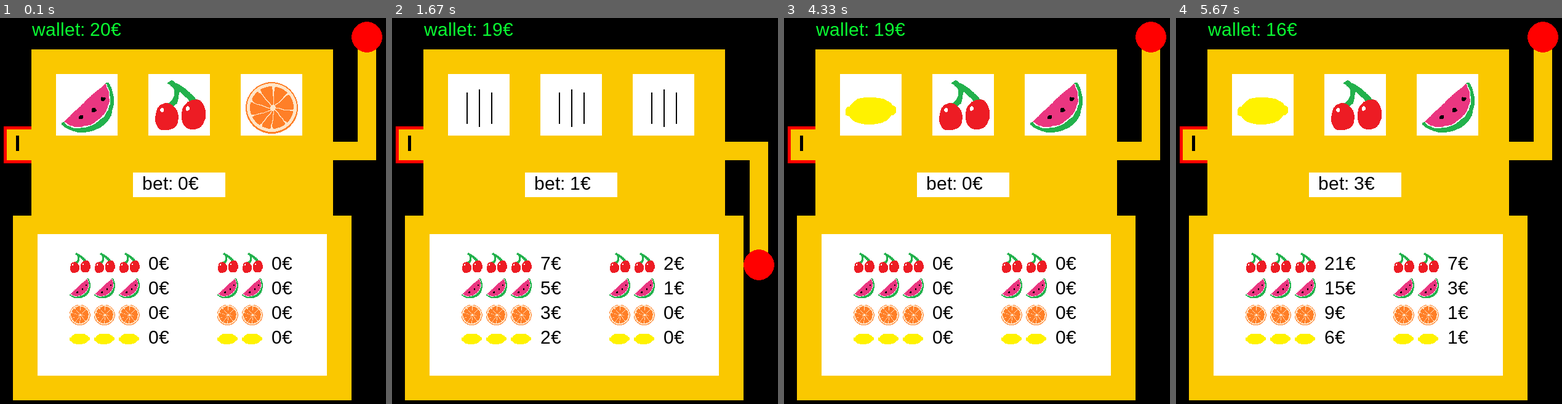
Above: before the commit, frames 1-4 (left to right).
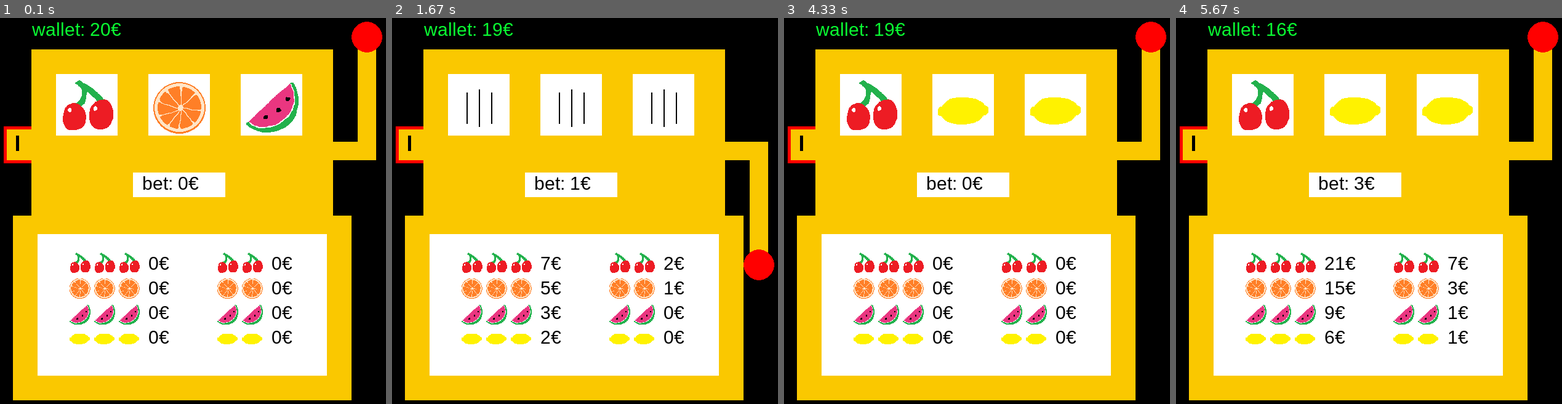
Above: after the commit, the same moments.

Repository: Wyrmi/Pygame_Slot
Game: pygame game, started from main.py
Same seed, same stepped clock (60 frames per second), same inputs: the game is played once before the commit and once after it.
Inputs (mouse positions are in pixels of both pictures, inside the frame that each line leads up to):
- Up to frame 1 (0.1 s): no input
- Up to frame 2 (1.67 s): tap Enter at 0.33 s; click (415, 160) at 0.72 s; click (754, 37) at 1.05 s
- Up to frame 3 (4.33 s): no input
- Up to frame 4 (5.67 s): tap Space at 4.73, 5.13, 5.43 s

The runs differ from the first frame. In frame 1, 6.6% of the frame differs, in the area x 15-78%, y 16-80%; in frame 2, 2.4%; in frame 3, 5.6%; in frame 4, 5.6%.

Commit message:
logic fix + thumbnail refactor

Diff:
--- a/main.py
+++ b/main.py
@@ -15,7 +15,7 @@
         self.money = 20
         self.bet = 0
         self.housewin = 0
-        self.row = [3,0,1]
+        self.row = [0,1,2]
         self.handle = False
         self.roll = False
         self.display = pygame.display.set_mode((700, 700))
@@ -94,48 +94,34 @@
             #x3
             mytext = myfont.render(f"{self.bet * 7}€", True, (0,0,0))
             self.display.blit(mytext, (290, 430))
-            self.display.blit(self.thumbnails[0], (160, 430))
-            self.display.blit(self.thumbnails[0], (200, 430))
-            self.display.blit(self.thumbnails[0], (240, 430))
             mytext = myfont.render(f"{self.bet * 5}€", True, (0,0,0))
             self.display.blit(mytext, (290, 470))
-            self.display.blit(self.thumbnails[3], (160, 470))
-            self.display.blit(self.thumbnails[3], (200, 470))
-            self.display.blit(self.thumbnails[3], (240, 470))
             mytext = myfont.render(f"{self.bet * 3}€", True, (0,0,0))
             self.display.blit(mytext, (290, 510))
-            self.display.blit(self.thumbnails[1], (160, 513))
-            self.display.blit(self.thumbnails[1], (200, 513))
-            self.display.blit(self.thumbnails[1], (240, 513))
             mytext = myfont.render(f"{self.bet * 2}€", True, (0,0,0))
             self.display.blit(mytext, (290, 550))
-            self.display.blit(self.thumbnails[2], (160, 550))
-            self.display.blit(self.thumbnails[2], (200, 550))
-            self.display.blit(self.thumbnails[2], (240, 550))
             #x2
             mytext = myfont.render(f"{math.floor(self.bet * 2.5)}€", True, (0,0,0))
             self.display.blit(mytext, (490, 430))
-            self.display.blit(self.thumbnails[0], (400, 430))
-            self.display.blit(self.thumbnails[0], (440, 430))
             mytext = myfont.render(f"{self.bet}€", True, (0,0,0))
             self.display.blit(mytext, (490, 470))
-            self.display.blit(self.thumbnails[3], (400, 470))
-            self.display.blit(self.thumbnails[3], (440, 470))
             mytext = myfont.render(f"{math.floor(self.bet/2)}€", True, (0,0,0))
             self.display.blit(mytext, (490, 510))
-            self.display.blit(self.thumbnails[1], (400, 513))
-            self.display.blit(self.thumbnails[1], (440, 513))
             mytext = myfont.render(f"{math.floor(self.bet/3)}€", True, (0,0,0))
             self.display.blit(mytext, (490, 550))
-            self.display.blit(self.thumbnails[2], (400, 550))
-            self.display.blit(self.thumbnails[2], (440, 550))
+            #image thumbnails
+            xs = [160,200,240,400,440]
+            ys = [430,470,513,550]
+            for y in range(len(self.thumbnails)):
+                for x in xs:
+                    self.display.blit(self.thumbnails[y], (x, ys[y]))
 
         pygame.display.flip()
 
     def loadImages(self):
         self.images = []
         self.thumbnails = []
-        for nimi in ["cherry","orange","lemon","watermelon"]:
+        for nimi in ["cherry","orange","watermelon","lemon"]:
             self.images.append(pygame.image.load(nimi + ".png"))
             self.thumbnails.append(pygame.image.load(nimi + ".png"))
             self.thumbnails[-1] = pygame.transform.scale(self.thumbnails[-1], (0.4*self.thumbnails[-1].get_width(), 0.4*self.thumbnails[-1].get_height()))
@@ -145,9 +131,9 @@
             #no bet placed
             return
         self.housewin += self.bet
-        nextrow = []
-        for i in range(0,3):
-            nextrow.append(random.randint(0,len(self.images)-1))
+        nextrow = [0,3,3]
+        #for i in range(0,3):
+         #   nextrow.append(random.randint(0,len(self.images)-1))
         self.row = nextrow
         if len(set(nextrow)) ==1:
             #x3
@@ -155,22 +141,26 @@
                 case 0:
                     self.money += self.bet * 7
                 case 1:
+                    self.money += self.bet * 5
+                case 2:
                     self.money += self.bet * 3
-                case 2:
+                case 3:
                     self.money += self.bet * 2
-                case 3:
-                    self.money += self.bet * 5
         elif len(set(nextrow)) ==2:
             #x2
-            match nextrow[0]:
+            if nextrow.count(nextrow[0]) == 2:
+                m = nextrow[0]
+            else:
+                m = nextrow[1]
+            match m:
                 case 0:
                     self.money += math.floor(self.bet * 2.5)
                 case 1:
+                    self.money += self.bet
+                case 2:
                     self.money += math.floor(self.bet/2)
-                case 2:
+                case 3:
                     self.money += math.floor(self.bet/3)
-                case 3:
-                    self.money += self.bet
         self.bet = 0
         if self.money == 0:
             self.gameover = True
